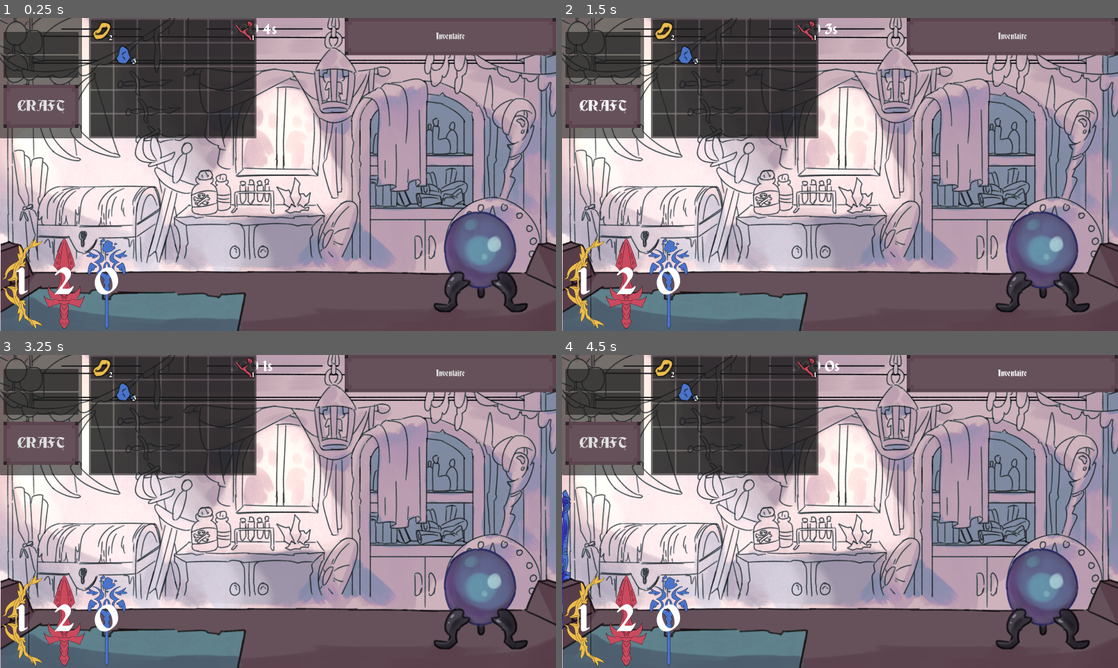
Above: before the commit, frames 1-4 (two rows, left to right).
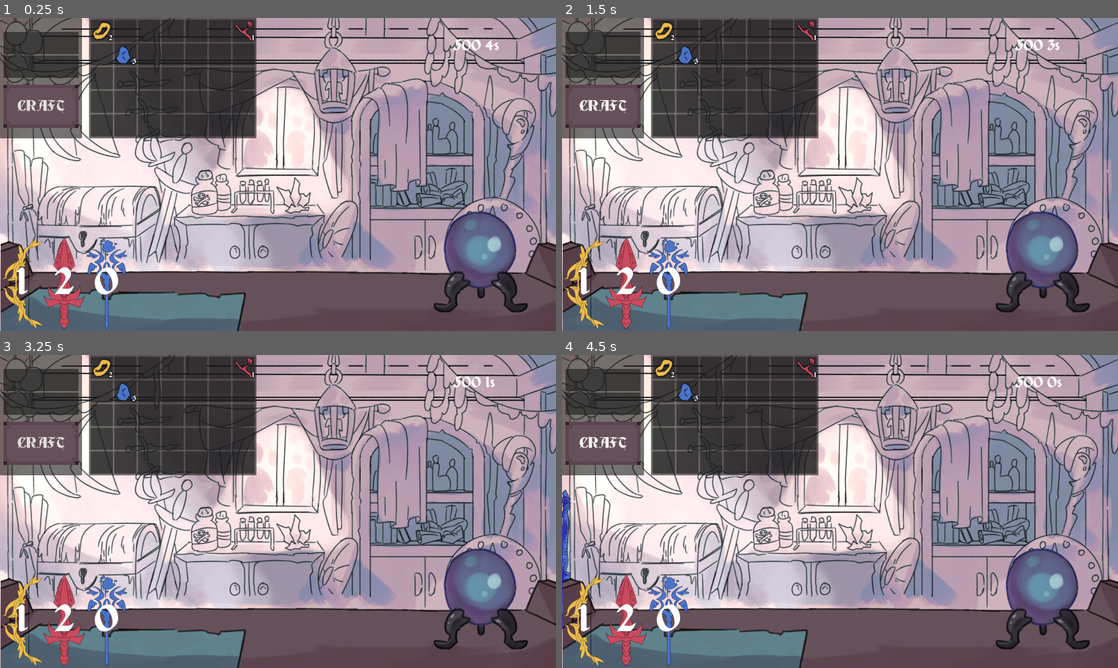
Above: after the commit, the same moments.

Repository: electron35/GMTK_Jam_Dunjunk_shop
Game: Godot game, scene res://GMTK_Jam/MainScene.tscn
Two runs of this game, one before a commit and one after it. Both use one fixed random seed, a clock stepped at 60 frames per second and the inputs below. The engine's default icon, where the game draws it, is replaced by a stand-in: a white triangle on a blue panel in a dark square. Sound files missing from this copy of the repository are replaced by a short silence.
Inputs (mouse positions are in pixels of both pictures, inside the frame that each line leads up to):
- Up to frame 1 (0.25 s): no input
- Up to frame 2 (1.5 s): click (1040, 262) at 0.5 s; click "CRAFT" at 1.25 s
- Up to frame 3 (3.25 s): click (450, 373) at 2 s, where only the run before the commit has a clickable "Inventaire"; click (478, 599) at 2.75 s
- Up to frame 4 (4.5 s): click "CRAFT" at 3.5 s; click (1012, 373) at 4.25 s, where only the run before the commit has a clickable "Inventaire"

The runs differ from the first frame. In frame 1, 4.5% of the frame differs, in the area x 41-100%, y 0-12%; in frame 2, 4.5%; in frame 3, 4.5%; in frame 4, 4.5%.
Error before the commit: Invalid access to property or key 'visible' on a base object of type 'null instance'. (res://GMTK_Jam/MainScene.gd:9)

Commit message:
modification feedback glow bossanova

Diff:
--- a/GMTK_Jam/MainScene.gd
+++ b/GMTK_Jam/MainScene.gd
@@ -4,6 +4,7 @@
 
 func _ready():
 	Main.main_scene_ref = self
+	$BossaNova.play()
 
 func _on_crafting_menu_pressed():
 	craft_inventory.visible = !craft_inventory.visible
--- a/GMTK_Jam/MainScene.tscn
+++ b/GMTK_Jam/MainScene.tscn
@@ -7,8 +7,8 @@
 [ext_resource type="PackedScene" uid="uid://c47gv16krga2d" path="res://GMTK_Jam/UIElement/stall_ui.tscn" id="5_1j3gn"]
 [ext_resource type="PackedScene" uid="uid://de88lqvcdu1df" path="res://GMTK_Jam/UIElement/CristalBall.tscn" id="6_5scpl"]
 [ext_resource type="PackedScene" uid="uid://c2kreckpasikc" path="res://GMTK_Jam/Nodes/Aventurier/AdventurerLane.tscn" id="6_jhyn8"]
-[ext_resource type="Theme" uid="uid://cqqhu72pwahb1" path="res://GMTK_Jam/Resources/themegame/inventaire.tres" id="7_2fpag"]
 [ext_resource type="Texture2D" uid="uid://2wnu31bb6bv5" path="res://GMTK_Jam/Resources/UIElement/TABLE.png" id="8_udtci"]
+[ext_resource type="AudioStream" uid="uid://dox5ukdj5uvjk" path="res://GMTK_Jam/Resources/Sound/Music/bossanova.wav" id="9_dyj22"]
 
 [node name="Scene" type="Node2D"]
 script = ExtResource("1_csqij")
@@ -40,15 +40,17 @@
 texture = ExtResource("8_udtci")
 expand_mode = 1
 
-[node name="MoneyUI" parent="Foreground" instance=ExtResource("1_n71ok")]
-anchors_preset = 5
-anchor_left = 0.5
-anchor_right = 0.5
-offset_left = -64.0
-offset_top = 18.0
-offset_right = 64.0
-offset_bottom = 51.0
-grow_horizontal = 2
+[node name="MarginContainer" type="MarginContainer" parent="Foreground"]
+anchors_preset = 1
+anchor_left = 1.0
+anchor_right = 1.0
+offset_left = -320.0
+offset_bottom = 160.0
+grow_horizontal = 0
+
+[node name="MoneyUI" parent="Foreground/MarginContainer" instance=ExtResource("1_n71ok")]
+layout_mode = 2
+size_flags_horizontal = 4
 
 [node name="CristalBall" parent="Foreground" instance=ExtResource("6_5scpl")]
 anchors_preset = 3
@@ -61,25 +63,6 @@
 grow_horizontal = 0
 grow_vertical = 0
 
-[node name="CraftInventory" parent="Foreground" instance=ExtResource("3_c8hd4")]
-anchors_preset = 0
-anchor_right = 0.0
-anchor_bottom = 0.0
-offset_right = 0.0
-grow_horizontal = 1
-grow_vertical = 1
-
-[node name="CraftingMenu" type="Button" parent="Foreground"]
-anchors_preset = 1
-anchor_left = 1.0
-anchor_right = 1.0
-offset_left = -608.0
-offset_bottom = 67.0
-grow_horizontal = 0
-theme = ExtResource("7_2fpag")
-theme_override_font_sizes/font_size = 24
-text = "Inventaire"
-
 [node name="StallUI" parent="Foreground" instance=ExtResource("5_1j3gn")]
 anchors_preset = 0
 anchor_top = 0.0
@@ -90,4 +73,14 @@
 offset_bottom = 894.0
 grow_vertical = 1
 
-[connection signal="pressed" from="Foreground/CraftingMenu" to="." method="_on_crafting_menu_pressed"]
+[node name="CraftInventory" parent="Foreground" instance=ExtResource("3_c8hd4")]
+anchors_preset = 0
+anchor_right = 0.0
+anchor_bottom = 0.0
+offset_right = 40.0
+offset_bottom = 40.0
+grow_horizontal = 1
+grow_vertical = 1
+
+[node name="BossaNova" type="AudioStreamPlayer" parent="."]
+stream = ExtResource("9_dyj22")
--- a/GMTK_Jam/UIElement/CristalBall.gd
+++ b/GMTK_Jam/UIElement/CristalBall.gd
@@ -1,5 +1,10 @@
 extends MarginContainer
 
+var glow
 
 func _on_texture_rect_pressed():
 	Main.add_to_inventory()
+	$TextureRect/glow/AnimationPlayer.play("idle")
+
+func _animPlay():
+	$TextureRect/glow/AnimationPlayer.play("glow")
--- a/GMTK_Jam/UIElement/CristalBall.tscn
+++ b/GMTK_Jam/UIElement/CristalBall.tscn
@@ -1,7 +1,49 @@
-[gd_scene load_steps=3 format=3 uid="uid://de88lqvcdu1df"]
+[gd_scene load_steps=8 format=3 uid="uid://de88lqvcdu1df"]
 
 [ext_resource type="Texture2D" uid="uid://bo7str4m16685" path="res://GMTK_Jam/Resources/UIElement/CristalBall.png" id="1_21p0q"]
 [ext_resource type="Script" path="res://GMTK_Jam/UIElement/CristalBall.gd" id="1_pvvcb"]
+[ext_resource type="Texture2D" uid="uid://wdwceivdxnei" path="res://GMTK_Jam/Resources/UIElement/CristalBallglow.png" id="3_dix7w"]
+
+[sub_resource type="Animation" id="Animation_uj6ef"]
+resource_name = "glow"
+loop_mode = 1
+tracks/0/type = "value"
+tracks/0/imported = false
+tracks/0/enabled = true
+tracks/0/path = NodePath(".:modulate")
+tracks/0/interp = 1
+tracks/0/loop_wrap = true
+tracks/0/keys = {
+"times": PackedFloat32Array(0, 0.5, 1),
+"transitions": PackedFloat32Array(1, 1, 1),
+"update": 0,
+"values": [Color(1, 1, 1, 0), Color(1, 1, 1, 1), Color(1, 1, 1, 0)]
+}
+
+[sub_resource type="Animation" id="Animation_j3pnd"]
+resource_name = "idle"
+
+[sub_resource type="Animation" id="Animation_es5rn"]
+length = 0.001
+tracks/0/type = "value"
+tracks/0/imported = false
+tracks/0/enabled = true
+tracks/0/path = NodePath(".:modulate")
+tracks/0/interp = 1
+tracks/0/loop_wrap = true
+tracks/0/keys = {
+"times": PackedFloat32Array(0),
+"transitions": PackedFloat32Array(1),
+"update": 0,
+"values": [Color(1, 1, 1, 0)]
+}
+
+[sub_resource type="AnimationLibrary" id="AnimationLibrary_pri3n"]
+_data = {
+"RESET": SubResource("Animation_es5rn"),
+"glow": SubResource("Animation_uj6ef"),
+"idle": SubResource("Animation_j3pnd")
+}
 
 [node name="CristalBall" type="MarginContainer"]
 anchors_preset = 15
@@ -21,4 +63,28 @@
 ignore_texture_size = true
 stretch_mode = 0
 
+[node name="glow" type="TextureRect" parent="TextureRect"]
+modulate = Color(1, 1, 1, 0)
+z_index = -1
+layout_mode = 1
+anchors_preset = -1
+anchor_left = -0.0711744
+anchor_top = -0.0671141
+anchor_right = 1.07117
+anchor_bottom = 1.06711
+offset_left = 20.0
+offset_top = 20.0
+offset_right = -20.0
+offset_bottom = -20.0
+grow_horizontal = 2
+grow_vertical = 2
+texture = ExtResource("3_dix7w")
+stretch_mode = 2
+metadata/_edit_use_anchors_ = true
+
+[node name="AnimationPlayer" type="AnimationPlayer" parent="TextureRect/glow"]
+libraries = {
+"": SubResource("AnimationLibrary_pri3n")
+}
+
 [connection signal="pressed" from="TextureRect" to="." method="_on_texture_rect_pressed"]
--- a/GMTK_Jam/menuScene.tscn
+++ b/GMTK_Jam/menuScene.tscn
@@ -1,7 +1,8 @@
-[gd_scene load_steps=9 format=3 uid="uid://b3h11upyg5g0h"]
+[gd_scene load_steps=10 format=3 uid="uid://b3h11upyg5g0h"]
 
 [ext_resource type="Script" path="res://GMTK_Jam/script/menuScene.gd" id="1_jbbfw"]
 [ext_resource type="Theme" uid="uid://b23gfgab88oos" path="res://GMTK_Jam/Resources/themegame/theme.tres" id="2_adlbs"]
+[ext_resource type="Texture2D" uid="uid://dwbyenow560p7" path="res://GMTK_Jam/Resources/UIElement/BG.png" id="2_t42gv"]
 [ext_resource type="Texture2D" uid="uid://cdecrit5rdidm" path="res://GMTK_Jam/Resources/sprite/Button/ButtonYellow.png" id="4_a5lwj"]
 [ext_resource type="AudioStream" uid="uid://b0k86575n3m16" path="res://GMTK_Jam/Resources/Sound/Music/Title.wav" id="5_qmljc"]
 [ext_resource type="AudioStream" uid="uid://xiiv1lhtkcav" path="res://GMTK_Jam/Resources/Sound/Sfx/ROGUE_HELLO.wav" id="6_71m5i"]
@@ -23,6 +24,7 @@
 [node name="TextureRect" type="TextureRect" parent="."]
 custom_minimum_size = Vector2(1600, 900)
 layout_mode = 2
+texture = ExtResource("2_t42gv")
 
 [node name="VBoxContainer2" type="VBoxContainer" parent="."]
 custom_minimum_size = Vector2(0, 320)
Not shown, added: GMTK_Jam/Resources/Sound/Music/bossanova.wav.import
Binary file added: GMTK_Jam/Resources/UIElement/CristalBallglow.png
Not shown, added: GMTK_Jam/Resources/UIElement/CristalBallglow.png.import
Not shown, added: GMTK_Jam/Resources/Sound/Music/bossanova.wav
